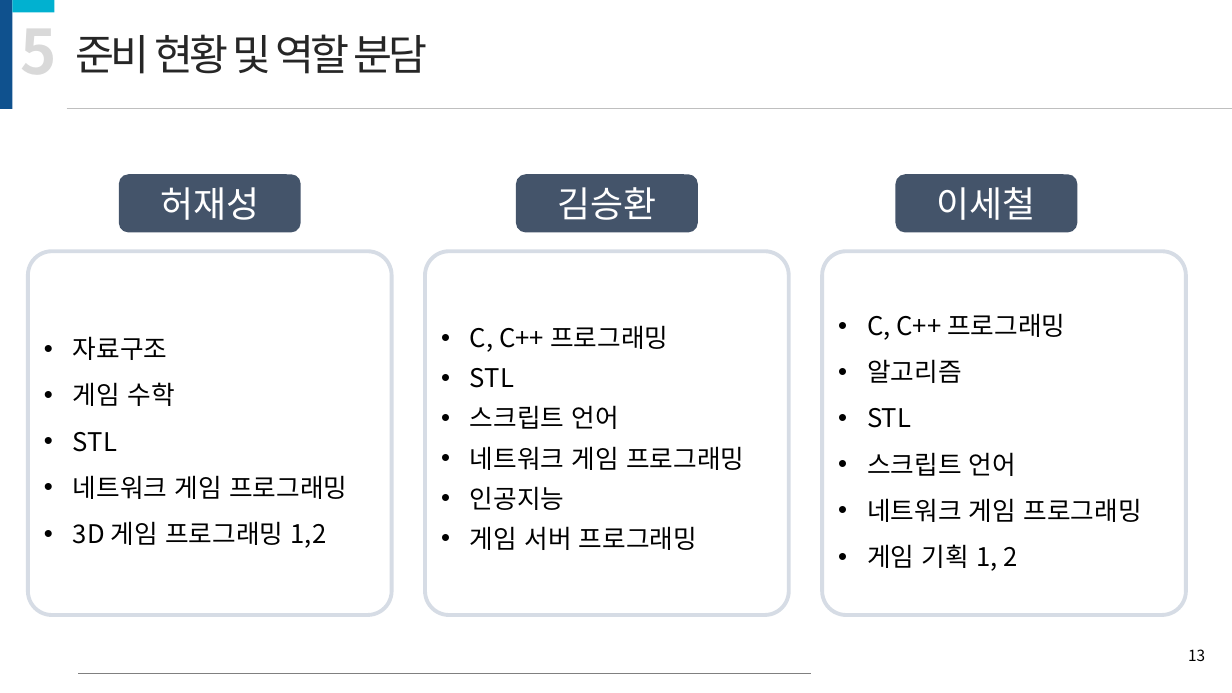
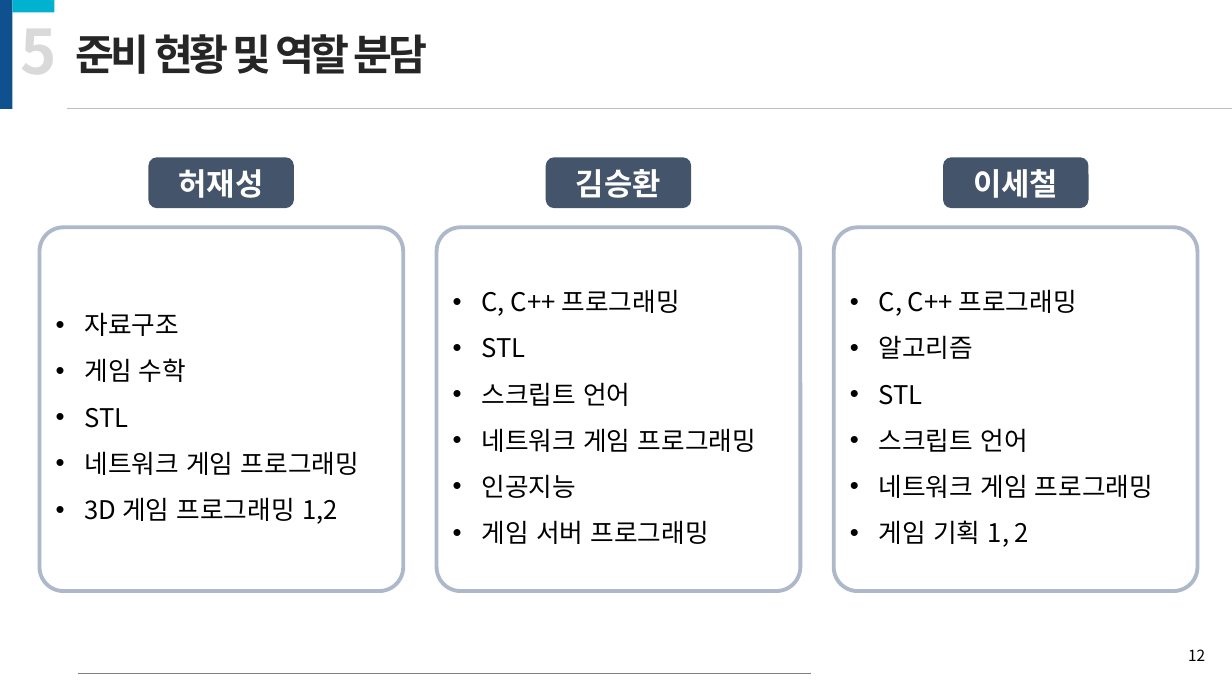
Before and after one commit to kiption/XD, a slide deck: slide 12 of 졸작_기획/[수정][제안서] Revenger_김승환_허재성_이세철.pptx (slide 13 before the commit). Drawn at 1232x693 pixels with LibreOffice and Linux fonts; fonts in the diff are those of the drawing. Boxes give left, top, right and bottom in pixels: in the first picture for what was removed or moved away, otherwise in the second. Text is boxed around its words. In the diff, an @@ line names an element or a change of style, - is before the commit and + after.

Commit message:
#12-19 이세철 기획

```diff
--- a/졸작_기획/[수정][제안서] Revenger_김승환_허재성_이세철.pptx
+++ b/졸작_기획/[수정][제안서] Revenger_김승환_허재성_이세철.pptx
@@ text "준비 현황 및 역할 분담" at <box>76,34,428,74</box>: bold on @@
@@ rounded rectangle "허재성": place and size @@
-rounded rectangle "허재성" at <box>119,175,301,233</box>
+rounded rectangle "허재성" at <box>149,157,294,208</box>
@@ rounded rectangle "김승환": place and size @@
-rounded rectangle "김승환" at <box>516,175,698,233</box>
+rounded rectangle "김승환" at <box>546,157,691,208</box>
@@ size 28 to 24 pt, bold on in 3 elements at <box>149,157,294,208</box>, <box>546,157,691,208</box>, <box>944,157,1089,208</box> @@
@@ rounded rectangle "이세철": place and size @@
-rounded rectangle "이세철" at <box>896,175,1078,233</box>
+rounded rectangle "이세철" at <box>944,157,1089,208</box>
@@ rounded rectangle "자료구조" at <box>40,227,404,592</box>: outline #D6DCE5 3 pt to #ADB9CA 3 pt @@
@@ 3 rounded rectangles: place and size @@
-3 rounded rectangles at <box>28,251,1187,616</box>
+3 rounded rectangles at <box>40,227,1198,592</box>
@@ rounded rectangle "C, C++ 프로그래밍" at <box>437,227,801,592</box>: line spacing 1.3 to 1.5; outline #D6DCE5 3 pt to #ADB9CA 3 pt @@
@@ rounded rectangle "C, C++ 프로그래밍" at <box>834,227,1198,592</box>: outline #D6DCE5 3 pt to #ADB9CA 3 pt @@
@@ page number at <box>1188,649,1205,661</box>: text changed @@
-13
+12
```
Also in this commit, not shown: 14 other slides changed, 1 slide removed.
